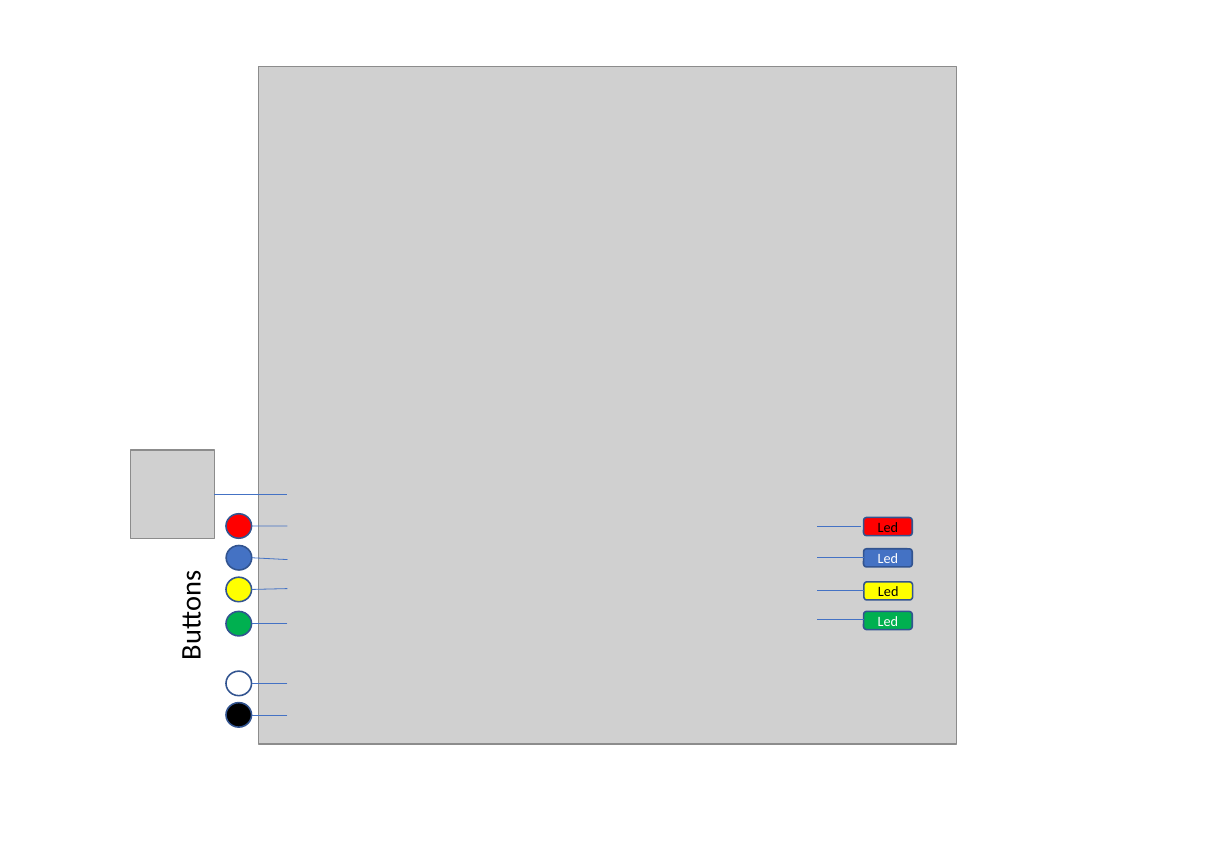
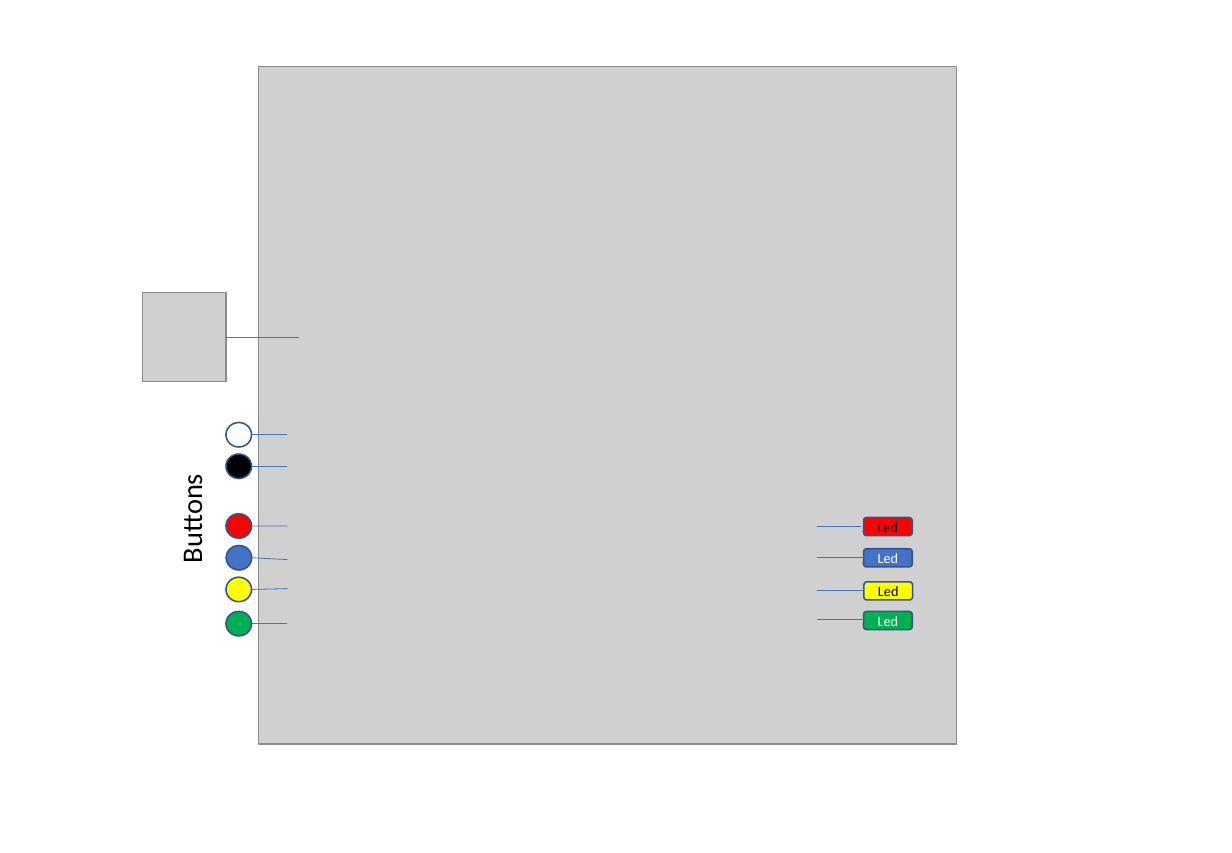
Before and after one commit to ulfmodig/XTool-D1, a slide deck: slide 2 of Box/Labels.pptx. Drawn at 1232x853 pixels with LibreOffice and Linux fonts; fonts in the diff are those of the drawing; grey boxes stand for pictures. Boxes give left, top, right and bottom in pixels: in the first picture for what was removed or moved away, otherwise in the second. Text is boxed around its words. In the diff, an @@ line names an element or a change of style, - is before the commit and + after.

Commit message:
Moved black and white to pin 8 and 9

```diff
--- a/Box/Labels.pptx
+++ b/Box/Labels.pptx
@@ picture: place and size @@
-picture at (131,450,215,539)
+picture at (142,293,226,382)
@@ line moved from (214, 494) - (288, 494) to (226, 337) - (299, 337) @@
@@ 2 ellipses, 2 lines: place and size @@
-2 ellipses, 2 lines at (226,671,288,728)
+2 ellipses, 2 lines at (226,423,288,479)
@@ text "Buttons": place and size @@
-text "Buttons" at (173,579,208,658)
+text "Buttons" at (175,482,210,561)
```
